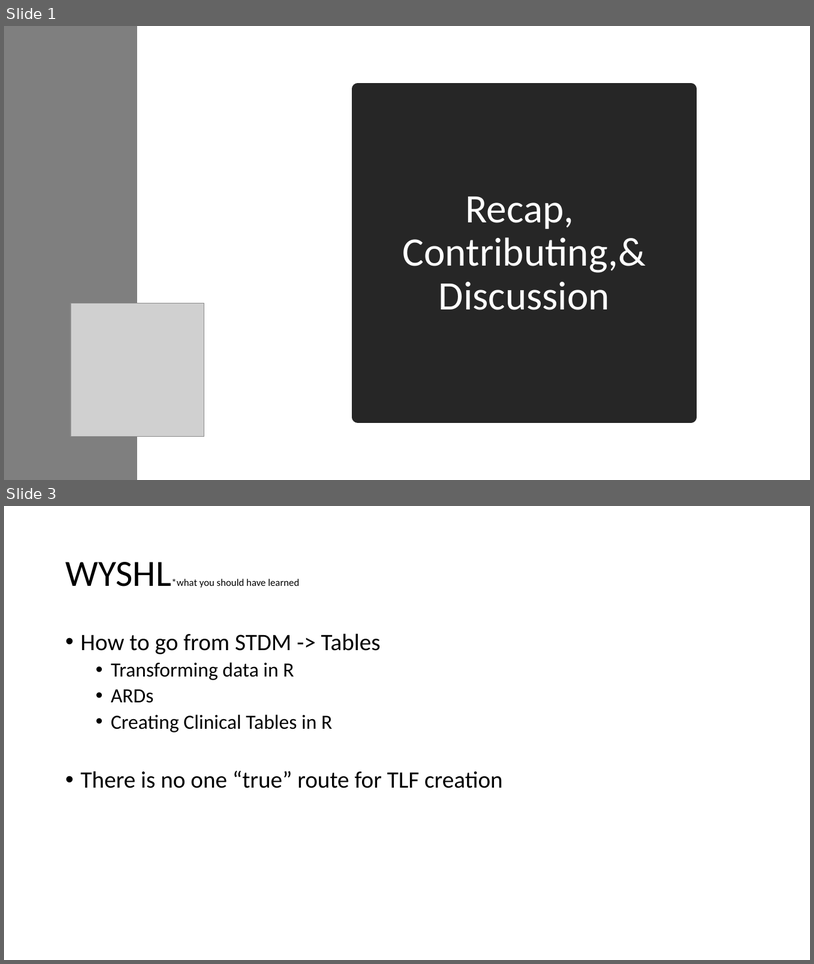
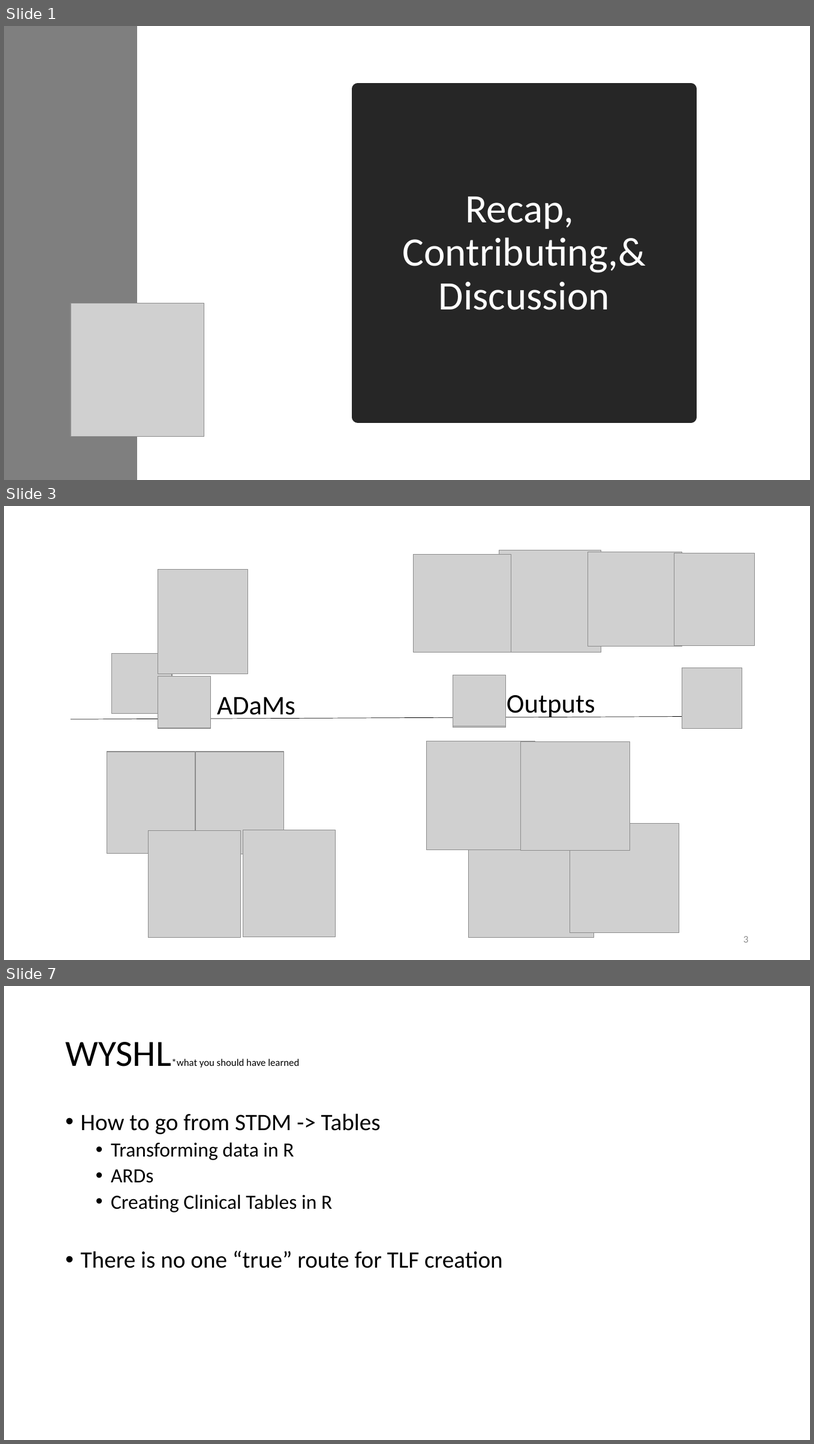
Before and after one commit to posit-conf-2024/pharmaverse, a slide deck: materials/4-Recap_Pharmaverse_Workshop/Contributing_to_the_Pharmaverse_and_Recap.pptx. Shown one above the other, each under a label of ours: slides 1 and 3 before the commit, slides 1, 3 and 7 after it; the slides between them are not shown. The pictures are 814x964 and 814x1444 pixels, drawn with LibreOffice and Linux fonts; fonts in the diff are those of the drawing; grey boxes stand for pictures. Boxes give left, top, right and bottom in pixels: in the first picture for what was removed or moved away, otherwise in the second. Text is boxed around its words. In the diff, an @@ line names an element or a change of style, - is before the commit and + after.

Commit message:
updates

```diff
--- a/materials/4-Recap_Pharmaverse_Workshop/Contributing_to_the_Pharmaverse_and_Recap.pptx
+++ b/materials/4-Recap_Pharmaverse_Workshop/Contributing_to_the_Pharmaverse_and_Recap.pptx
@@ slide 3 added at box(4, 506, 810, 960), background #FFFFFF @@
@@ rectangle added at box(4, 506, 810, 960), fill #FFFFFF, outline #FFFFFF 1 pt @@
@@ picture added at box(414, 554, 512, 652) @@
@@ picture added at box(500, 550, 602, 652) @@
@@ picture added at box(588, 552, 682, 646) @@
@@ picture added at box(675, 553, 755, 646) @@
@@ picture added at box(158, 570, 248, 673) @@
@@ picture added at box(111, 653, 172, 714) @@
@@ picture added at box(158, 677, 211, 728) @@
@@ picture added at box(158, 676, 211, 727) @@
@@ picture added at box(453, 676, 506, 727) @@
@@ picture added at box(453, 675, 506, 726) @@
@@ picture added at box(682, 668, 743, 729) @@
@@ text added at box(217, 697, 296, 719), 32 pt, text #000000 @@
+ADaMs
@@ text added at box(507, 695, 596, 717), 32 pt, text #000000 @@
+Outputs
@@ line added from (71, 719) to (682, 717), #000000 0.5 pt @@
@@ picture added at box(107, 751, 195, 853) @@
@@ picture added at box(196, 751, 284, 854) @@
@@ picture added at box(427, 741, 535, 850) @@
@@ picture added at box(521, 741, 630, 850) @@
@@ picture added at box(243, 829, 336, 937) @@
@@ picture added at box(469, 812, 594, 937) @@
@@ picture added at box(570, 823, 679, 933) @@
@@ picture added at box(148, 830, 240, 937) @@
@@ page number added at box(744, 936, 749, 942), 12 pt, text #8C8C8C @@
+3
@@ what was slide 3 is now slide 7 @@
```
Also in this commit, not shown: 4 other slides added, 1 slide removed.
